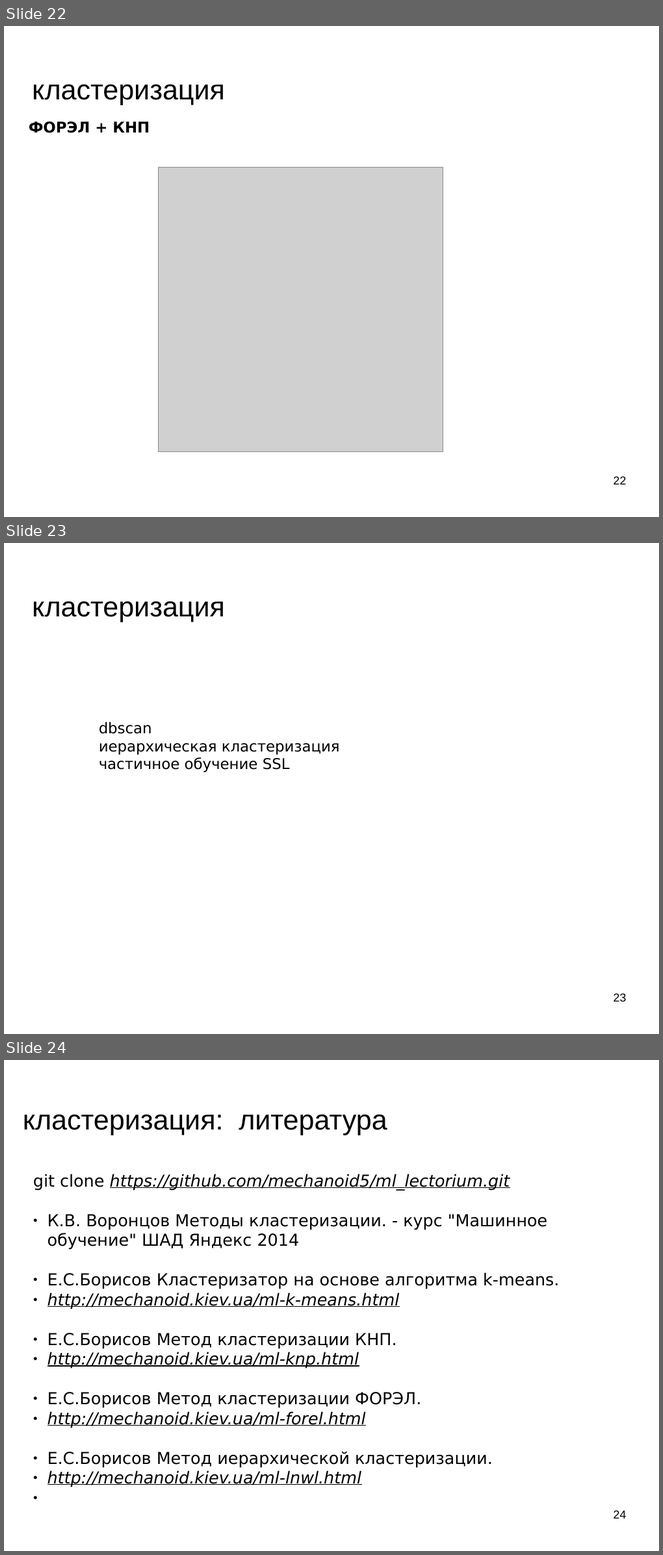
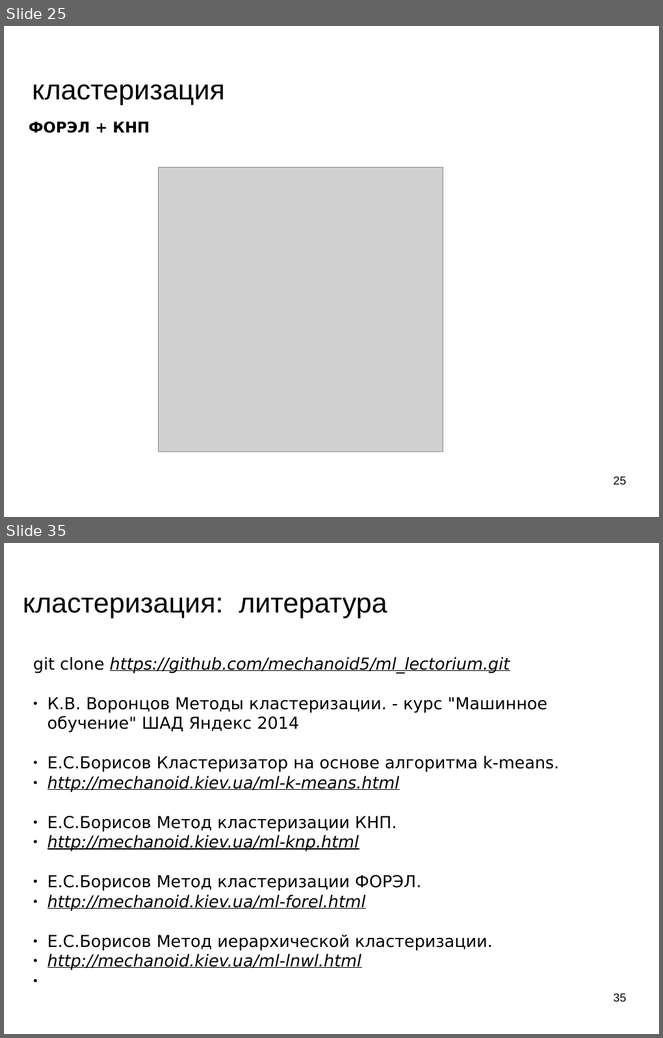
Before and after one commit to mechanoid5/ml_lectorium_legacy, a slide deck: 07-cluster.odp. Shown one above the other, each under a label of ours: slides 22, 23 and 24 before the commit, slides 25 and 35 after it; the slides between them are not shown. The pictures are 663x1555 and 663x1038 pixels, drawn with LibreOffice and Linux fonts; fonts in the diff are those of the drawing; grey boxes stand for pictures; background and template pictures are left out. Boxes give left, top, right and bottom in pixels: in the first picture for what was removed or moved away, otherwise in the second. Text is boxed around its words. In the diff, an @@ line names an element or a change of style, - is before the commit and + after.

```diff
--- a/07-cluster.odp
+++ b/07-cluster.odp
@@ slide 23 removed at <box>4,543,659,1034</box>, background picture (left out) @@
@@ title removed at <box>32,601,225,622</box> @@
-кластеризация
@@ text removed at <box>99,722,340,772</box> @@
-dbscan
-иерархическая кластеризация
-частичное обучение SSL
@@ page number removed at <box>614,993,627,1002</box> @@
-23
@@ what was slide 22 is now slide 25 @@
@@ page number at <box>614,476,627,485</box>: text changed @@
-22
+25
@@ what was slide 24 is now slide 35 @@
@@ page number at <box>614,993,627,1002</box>: text changed @@
-24
+35
```
Also in this commit, not shown: 6 slides changed, 12 slides added, 6 other files.
